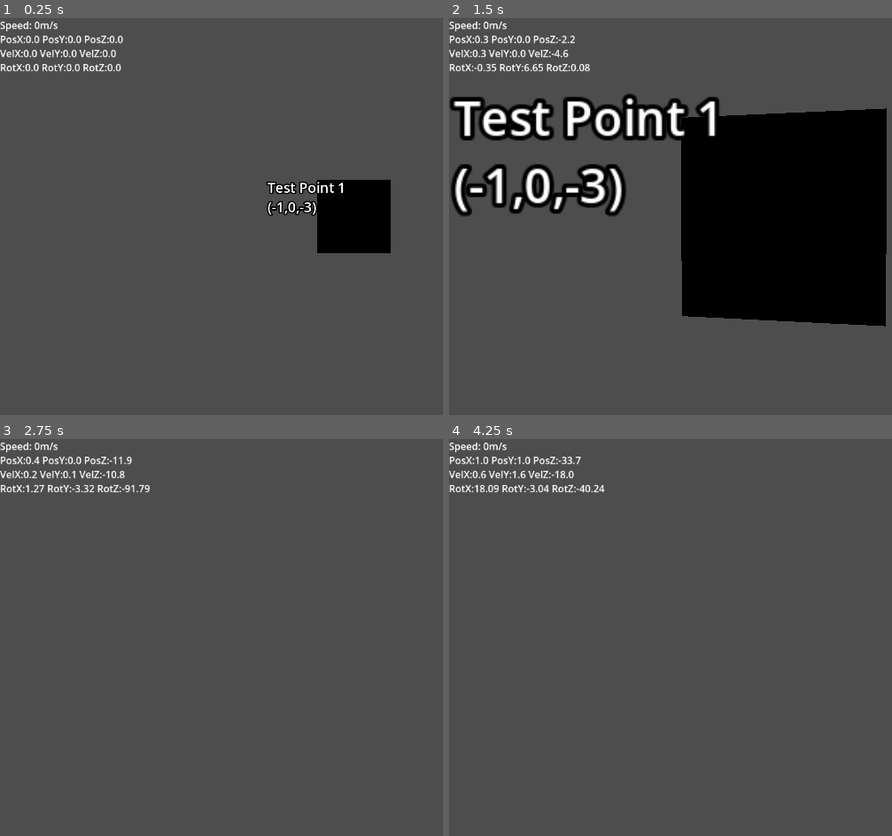
Above: before the commit, frames 1-4 (two rows, left to right).
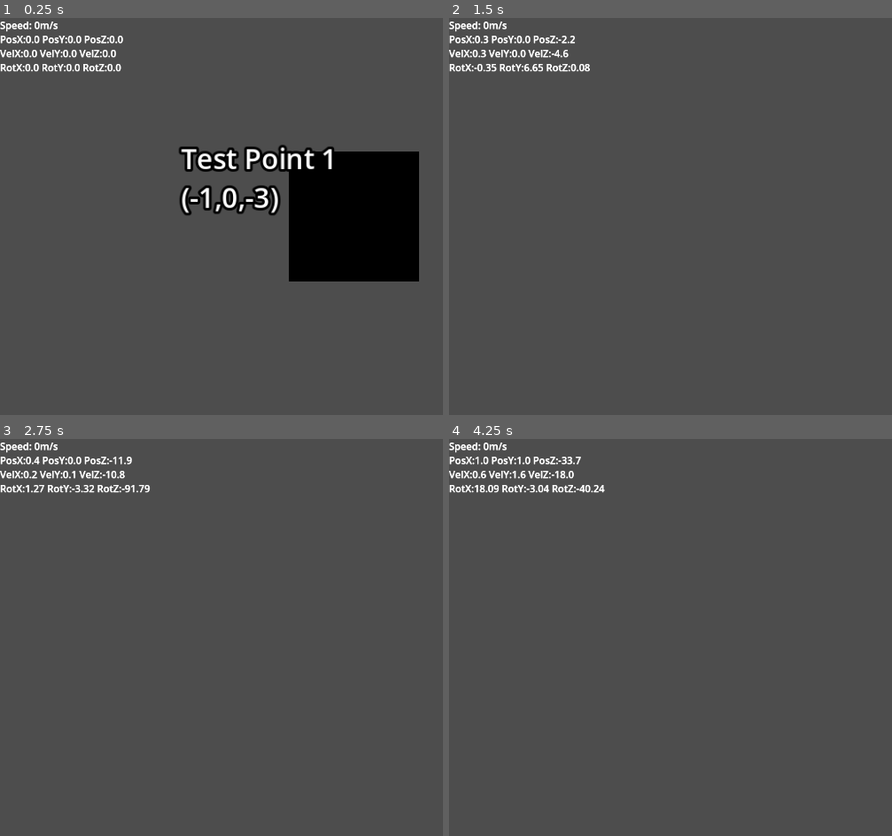
Above: after the commit, the same moments.

Repository: V3AI-Seven/gravity
Game: Godot game, scene res://MainArea/space.tscn
The game is run twice, just before and just after one commit, with the same random seed, the same clock (stepped at 60 frames per second) and the same inputs.
Inputs (mouse positions are in pixels of both pictures, inside the frame that each line leads up to):
- Up to frame 1 (0.25 s): no input
- Up to frame 2 (1.5 s): tap Enter at 0.5 s; move the mouse to (843, 216) at 0.52 s; hold W from 0.53 s (still down); tap V at 0.6, 1.35 s; move the mouse to (767, 216) at 1.27 s
- Up to frame 3 (2.75 s): keep holding W; move the mouse to (372, 629) at 2.02 s; hold Q from 2.03 s (still down); tap V at 2.3 s
- Up to frame 4 (4.25 s): keep holding W; move the mouse to (794, 645) at 2.77 s; release Q at 2.78 s; tap E at 2.85 s; tap V at 3.05, 3.6 s; move the mouse to (856, 641) at 3.52 s

The runs differ from the first frame. In frame 1, 9.5% of the frame differs, in the area x 0-95%, y 0-67%; in frame 2, 32%, in the area x 0-99%, y 0-78%; in frame 3, 0.8%; in frame 4, 0.8%.

Commit message:
Some attempts at gravity

Diff:
--- a/MainArea/Scripts/space_ship.gd
+++ b/MainArea/Scripts/space_ship.gd
@@ -9,6 +9,10 @@
 
 var target_velocity = Vector3.ZERO
 var target_roll_velocity = 0
+
+var current_cam = 1
+
+var move_disabled = false
 
 func _ready() -> void:
 	Input.mouse_mode = Input.MOUSE_MODE_CAPTURED
@@ -22,6 +26,14 @@
 	if event is InputEventKey:
 		if event.keycode == KEY_ESCAPE:
 			quit_menu()
+		elif event.keycode == KEY_V:
+			match current_cam:
+				1:
+					$Camera3D2.make_current()
+					current_cam = 2
+				2:
+					$Camera3D.make_current()
+					current_cam = 1
 
 
 func quit_menu() -> void: # TODO: Make proper menu in future!!!
@@ -32,22 +44,28 @@
 	var rotY = snapped(rotation_degrees.y, 0.01)
 	var rotZ = snapped(rotation_degrees.z, 0.01)
 	$Camera3D/DebugInfo/Rotation.text = "RotX:"+str(rotX)+" RotY:"+str(rotY)+" RotZ:"+str(rotZ)
+	$Camera3D2/DebugInfo/Rotation.text = "RotX:"+str(rotX)+" RotY:"+str(rotY)+" RotZ:"+str(rotZ)
 
 func update_position_feed() -> void:#updates debug readouts
 	var posX = snapped(position.x, 0.1)
 	var posY = snapped(position.y, 0.1)
 	var posZ = snapped(position.z, 0.1)
 	$Camera3D/DebugInfo/Position.text = "PosX:"+str(posX)+" PosY:"+str(posY)+" PosZ:"+str(posZ)
+	$Camera3D2/DebugInfo/Position.text = "PosX:"+str(posX)+" PosY:"+str(posY)+" PosZ:"+str(posZ)
 
 func update_velocity_feed() -> void:#updates debug readouts
 	var velX = snapped(velocity.x,0.1)
 	var velY = snapped(velocity.y,0.1)
 	var velZ = snapped(velocity.z,0.1)
 	$Camera3D/DebugInfo/Velocity.text = "VelX:"+str(velX)+" VelY:"+str(velY)+" VelZ:"+str(velZ)
+	$Camera3D2/DebugInfo/Velocity.text = "VelX:"+str(velX)+" VelY:"+str(velY)+" VelZ:"+str(velZ)
 
 
 func _physics_process(delta: float) -> void: #Runs on pyhsics processing ticks, not the same as rendering
 	if Flags.debug_mode == true:#Debug mode setup
+		$Camera3D/DebugInfo.visible = true
+
+
 		update_rotation_feed()
 		update_position_feed()
 		update_velocity_feed()
--- /dev/null
+++ b/MainArea/Scripts/test_planet.gd
@@ -0,0 +1,8 @@
+extends RigidBody3D
+
+func _ready() -> void:
+	#$GravityEffectArea/CollisionShape3D.shape.radius = get_meta("GravityRange")
+	pass
+
+func player_gravity() -> void:
+	pass
--- a/MainArea/space.tscn
+++ b/MainArea/space.tscn
@@ -1,7 +1,8 @@
-[gd_scene load_steps=10 format=3 uid="uid://bbcw7e4pu05ch"]
+[gd_scene load_steps=12 format=3 uid="uid://bbcw7e4pu05ch"]
 
 [ext_resource type="Script" uid="uid://dw72my3vedlan" path="res://MainArea/space.gd" id="1_naoou"]
 [ext_resource type="Script" uid="uid://clumkh3ep2s8r" path="res://MainArea/Scripts/space_ship.gd" id="2_naoou"]
+[ext_resource type="Script" uid="uid://b0wcqw8spuwqd" path="res://MainArea/Scripts/test_planet.gd" id="3_7fetd"]
 
 [sub_resource type="BoxShape3D" id="BoxShape3D_4yfhc"]
 size = Vector3(3, 3, 3)
@@ -22,6 +23,11 @@
 
 [sub_resource type="SphereMesh" id="SphereMesh_7fetd"]
 material = SubResource("StandardMaterial3D_naoou")
+radius = 200.0
+height = 400.0
+
+[sub_resource type="SphereShape3D" id="SphereShape3D_x2dfo"]
+radius = 600.0
 
 [node name="Space" type="Node3D"]
 script = ExtResource("1_naoou")
@@ -35,12 +41,13 @@
 shape = SubResource("BoxShape3D_4yfhc")
 
 [node name="MeshInstance3D" type="MeshInstance3D" parent="PlayerSpaceShip"]
-visible = false
 mesh = SubResource("BoxMesh_naoou")
 
 [node name="Camera3D" type="Camera3D" parent="PlayerSpaceShip"]
+transform = Transform3D(1, 0, 0, 0, 1, 0, 0, 0, 1, 0, 0, -1.5)
 
 [node name="DebugInfo" type="Node3D" parent="PlayerSpaceShip/Camera3D"]
+visible = false
 
 [node name="Speedometer" type="Label" parent="PlayerSpaceShip/Camera3D/DebugInfo"]
 offset_right = 65.0
@@ -63,6 +70,39 @@
 metadata/_edit_use_anchors_ = true
 
 [node name="Rotation" type="Label" parent="PlayerSpaceShip/Camera3D/DebugInfo"]
+offset_top = 69.0
+offset_right = 157.0
+offset_bottom = 92.0
+text = "RotX:0 RotY:0 RotZ:0"
+metadata/_edit_use_anchors_ = true
+
+[node name="Camera3D2" type="Camera3D" parent="PlayerSpaceShip"]
+transform = Transform3D(1, 0, 0, 0, 1, 0, 0, 0, 1, 0, 3, 5)
+
+[node name="DebugInfo" type="Node3D" parent="PlayerSpaceShip/Camera3D2"]
+visible = false
+
+[node name="Speedometer" type="Label" parent="PlayerSpaceShip/Camera3D2/DebugInfo"]
+offset_right = 65.0
+offset_bottom = 23.0
+text = "Speed: 0m/s"
+metadata/_edit_use_anchors_ = true
+
+[node name="Position" type="Label" parent="PlayerSpaceShip/Camera3D2/DebugInfo"]
+offset_top = 23.0
+offset_right = 78.0
+offset_bottom = 46.0
+text = "X:0 Y:0 Z:0"
+metadata/_edit_use_anchors_ = true
+
+[node name="Velocity" type="Label" parent="PlayerSpaceShip/Camera3D2/DebugInfo"]
+offset_top = 46.0
+offset_right = 78.0
+offset_bottom = 69.0
+text = "VelX:0 VelY:0 VelZ:0"
+metadata/_edit_use_anchors_ = true
+
+[node name="Rotation" type="Label" parent="PlayerSpaceShip/Camera3D2/DebugInfo"]
 offset_top = 69.0
 offset_right = 157.0
 offset_bottom = 92.0
@@ -101,22 +141,28 @@
 omni_range = 4096.0
 omni_attenuation = 0.0
 
-[node name="TestPlanet" type="Node3D" parent="."]
+[node name="TestPlanet" type="RigidBody3D" parent="."]
 transform = Transform3D(1, 0, 0, 0, 1, 0, 0, 0, 1, 384, 128, 384)
+mass = 300.0
+gravity_scale = 0.0
+script = ExtResource("3_7fetd")
+metadata/GravityRange = 350.0
 
-[node name="RigidBody3D" type="RigidBody3D" parent="TestPlanet"]
-mass = 300.0
-
-[node name="CollisionShape3D" type="CollisionShape3D" parent="TestPlanet/RigidBody3D"]
+[node name="CollisionShape3D" type="CollisionShape3D" parent="TestPlanet"]
 shape = SubResource("SphereShape3D_7fetd")
 
-[node name="MeshInstance3D" type="MeshInstance3D" parent="TestPlanet/RigidBody3D"]
+[node name="MeshInstance3D" type="MeshInstance3D" parent="TestPlanet"]
 mesh = SubResource("SphereMesh_7fetd")
 
-[node name="Label3D" type="Label3D" parent="TestPlanet"]
-billboard = 1
-text = "Test Planet Origin
-(384,128,384)"
-font_size = 128
-horizontal_alignment = 0
-vertical_alignment = 2
+[node name="GravityEffectArea" type="Area3D" parent="TestPlanet"]
+gravity_space_override = 3
+gravity_point = true
+gravity_point_unit_distance = 200.0
+gravity_point_center = Vector3(0, 0, 0)
+gravity_direction = Vector3(0, 0, 0)
+gravity = 102.78
+
+[node name="CollisionShape3D" type="CollisionShape3D" parent="TestPlanet/GravityEffectArea"]
+shape = SubResource("SphereShape3D_x2dfo")
+
+[connection signal="body_shape_entered" from="TestPlanet/GravityEffectArea" to="TestPlanet" method="player_gravity"]
Not shown, added: MainArea/Scripts/test_planet.gd.uid
